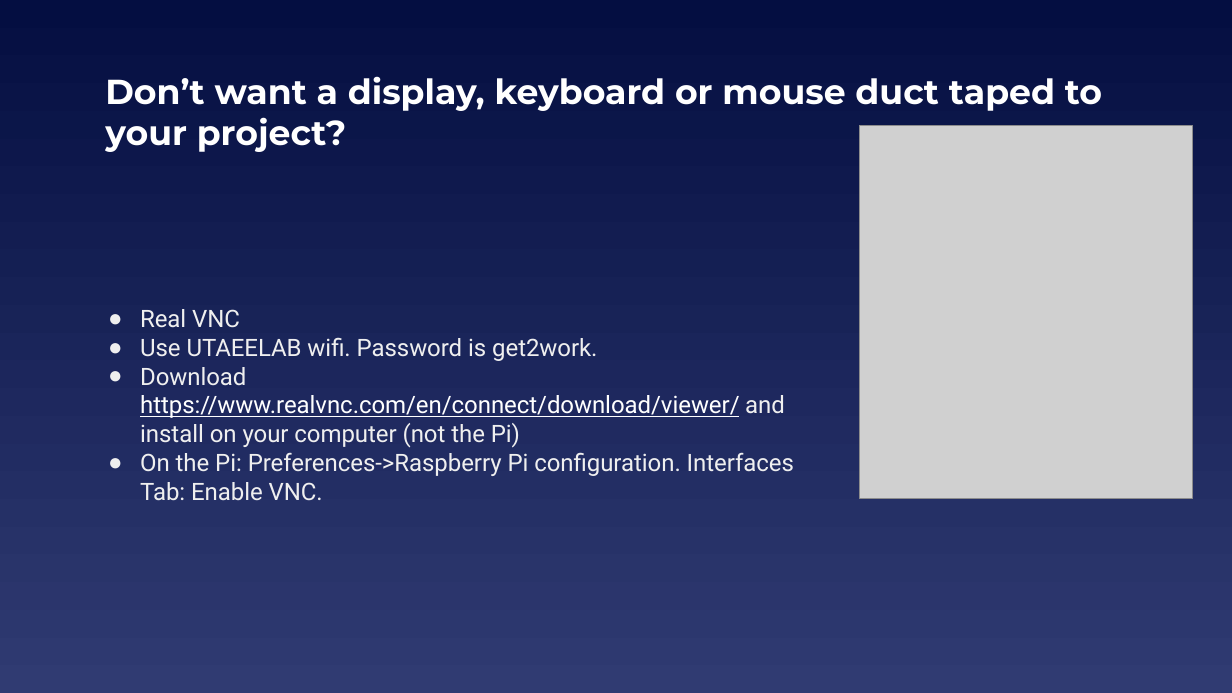
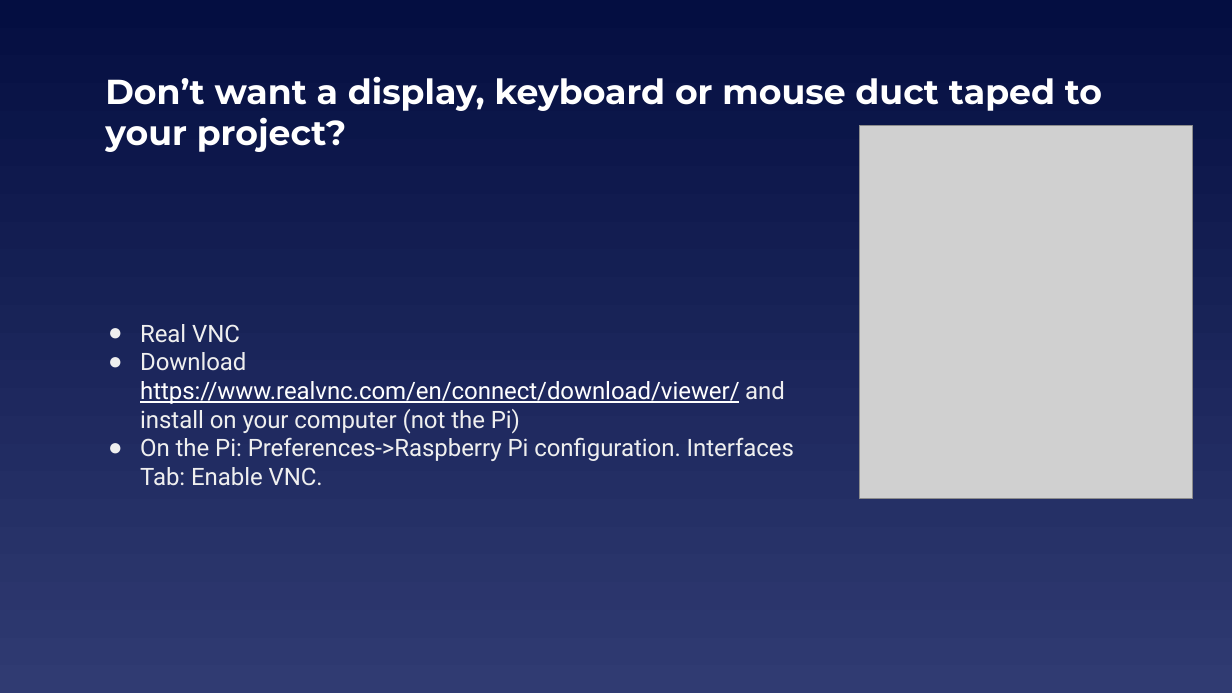
Before and after one commit to EELabMan/Raspberry-Pi-Intro, a slide deck: slide 14 of Raspberry Pi Intro.pptx (slide 13 before the commit). Drawn at 1232x693 pixels with LibreOffice and Linux fonts; fonts in the diff are those of the drawing; grey boxes stand for pictures. Boxes give left, top, right and bottom in pixels: in the first picture for what was removed or moved away, otherwise in the second. Text is boxed around its words. In the diff, an @@ line names an element or a change of style, - is before the commit and + after.

```diff
--- a/Raspberry Pi Intro.pptx
+++ b/Raspberry Pi Intro.pptx
@@ text at (140, 337, 597, 361): paragraph removed @@
-● Use UTAEELAB wifi. Password is get2work.
```
Also in this commit, not shown: 1 other slide changed, 1 slide added.
